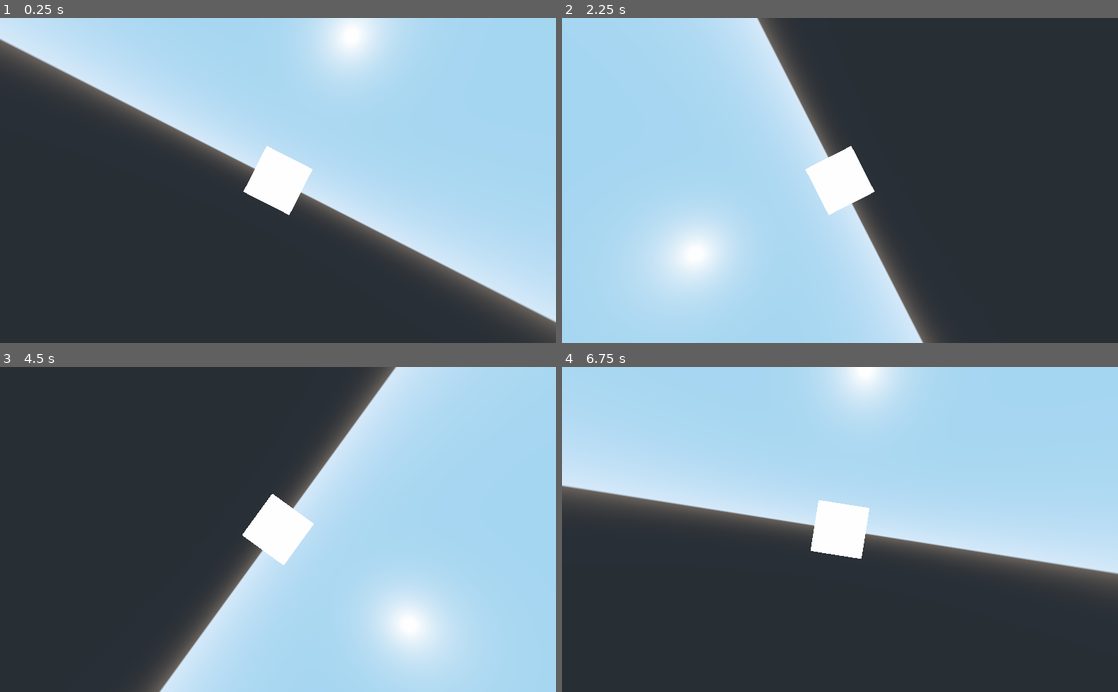
Above: before the commit, frames 1-4 (two rows, left to right).
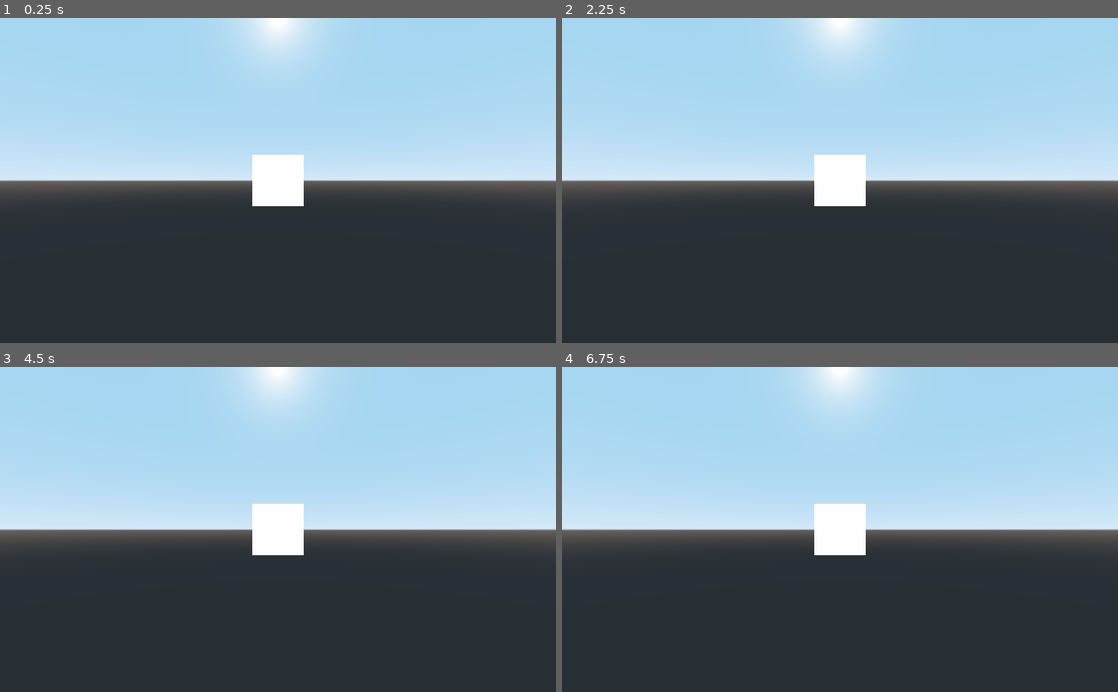
Above: after the commit, the same moments.

Repository: teratron/treaker
Game: Godot game, scene res://src/Main.tscn
Same seed, same stepped clock (60 frames per second), same inputs: the game is played once before the commit and once after it.
Inputs (mouse positions are in pixels of both pictures, inside the frame that each line leads up to):
- Up to frame 1 (0.25 s): no input
- Up to frame 2 (2.25 s): tap Enter at 0.5 s; move the mouse to (867, 180) at 0.52 s; hold W (move_forward) from 0.53 s (still down); tap C at 0.6, 1.35, 2.1 s; move the mouse to (812, 180) at 1.27 s; tap Space (move_up) at 2 s; move the mouse to (851, 174) at 2.02 s
- Up to frame 3 (4.5 s): keep holding W (move_forward); move the mouse to (272, 536) at 2.77 s; tap C at 2.85, 3.6, 4.35 s; tap Enter at 3.5 s; move the mouse to (316, 532) at 3.52 s; tap Space (move_up) at 4.25 s; move the mouse to (233, 526) at 4.27 s
- Up to frame 4 (6.75 s): move the mouse to (845, 529) at 5.02 s; tap C at 5.1, 5.85, 6.6 s; tap Enter at 5.75 s; move the mouse to (817, 523) at 5.77 s; release W (move_forward) at 5.78 s; hold D (move_right) 5.78-6.53 s; tap Space (move_up) at 6.5 s; move the mouse to (867, 529) at 6.52 s; hold W (move_forward) from 6.53 s (still down)

The runs differ from the first frame. In frame 1, 35% of the frame differs, in the area x 0-100%, y 0-100%; in frame 2, 64%; in frame 3, 68%; in frame 4, 11%.
Error after the commit: Parse Error: Expected identifier as member (res://src/player/Player.gd:67)

Commit message:
Fix

Diff:
--- a/app/examples/Transform/Transform.tscn
+++ b/app/examples/Transform/Transform.tscn
@@ -8,7 +8,7 @@
 
 [node name="MeshInstance" type="Spatial"]
 
-[node name="MeshInstance" type="MeshInstance" parent="."]
+[node name="sphere" type="MeshInstance" parent="."]
 mesh = SubResource( 2 )
 material/0 = null
 
--- a/app/src/player/Ball.tscn
+++ b/app/src/player/Ball.tscn
@@ -1,8 +1,12 @@
-[gd_scene load_steps=3 format=2]
+[gd_scene load_steps=4 format=2]
 
 [sub_resource type="SphereShape" id=1]
 
+[sub_resource type="SpatialMaterial" id=3]
+albedo_color = Color( 1, 0, 0, 1 )
+
 [sub_resource type="SphereMesh" id=2]
+material = SubResource( 3 )
 
 [node name="Ball" type="RigidBody"]
 
--- a/app/src/player/Player.gd
+++ b/app/src/player/Player.gd
@@ -53,20 +53,27 @@
 
 
 func _ready():
-	print(get_viewport().get_children())
+	var t = $Rotor.transform
+	prints(t.basis, t.origin)
+	#print(get_viewport().get_children())
 	pass
 
 
 func _physics_process(_delta):
-	transform = transform.orthonormalized()
+	#transform = transform.orthonormalized()
+	pass
 
+
+var rotor = Transform().
 
 func _process(delta):
 #	var strengthLeft  = Input.get_action_strength("move_left")
 #	var strengthRight = Input.get_action_strength("move_right")
 	#var motion = Vector3(Input.get_action_strength("move_right") - Input.get_action_strength("move_left"), 0, 0)
 
-	transform.basis = Basis(Vector3(0, 0, 1), MOVE_SPEED * PI*delta) * transform.basis
+
+
+	#transform.basis = Basis(Vector3(0, 0, 1), MOVE_SPEED * PI*delta) * transform.basis
 	#transform.basis = transform.basis.rotated(Vector3(0, 0, 1), MOVE_SPEED * PI*delta)
 
 	#rotate(Vector3(1, 0, 0), PI*delta)
@@ -86,4 +93,4 @@
 	#translation += velocity
 
 	if isCenterLook:
-		$"Spatial/Camera".look_at(center, Vector3(0, 1, 0))
+		$"Rotor/Camera".look_at(center, Vector3(0, 1, 0))
--- a/app/src/player/Player.tscn
+++ b/app/src/player/Player.tscn
@@ -10,10 +10,11 @@
 "_edit_group_": true
 }
 
-[node name="Spatial" type="Spatial" parent="."]
+[node name="Rotor" type="Spatial" parent="."]
 
-[node name="Paddle" parent="Spatial" instance=ExtResource( 2 )]
+[node name="Paddle" parent="Rotor" instance=ExtResource( 2 )]
 
-[node name="Camera" type="Camera" parent="Spatial" groups=["camera"]]
+[node name="Camera" type="Camera" parent="Rotor" groups=["camera"]]
 
 [node name="Ball" parent="." instance=ExtResource( 3 )]
+visible = false
